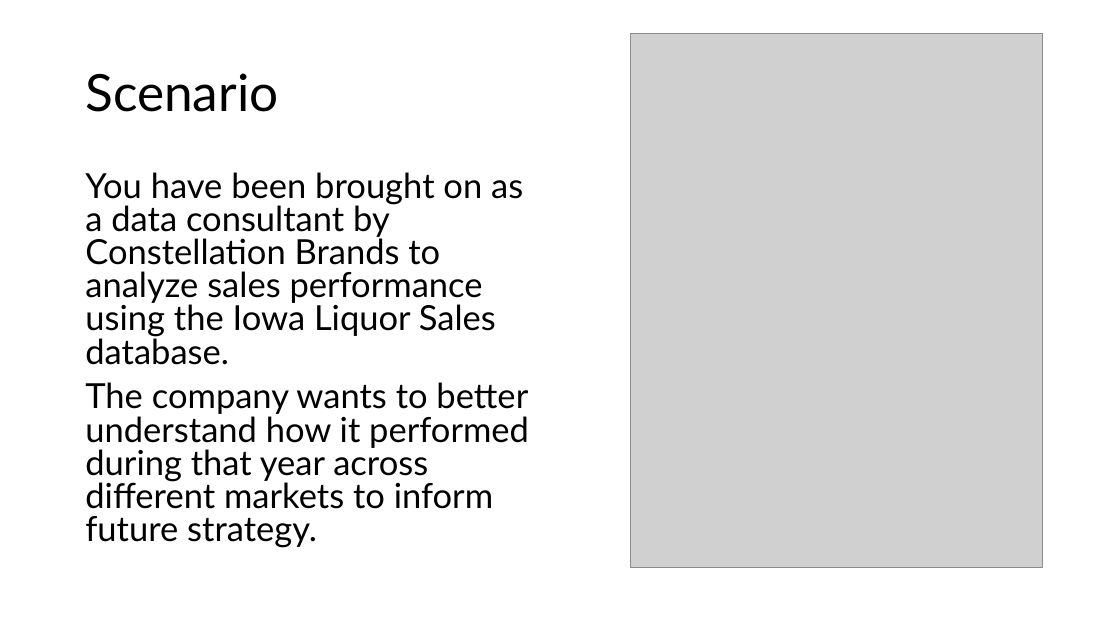
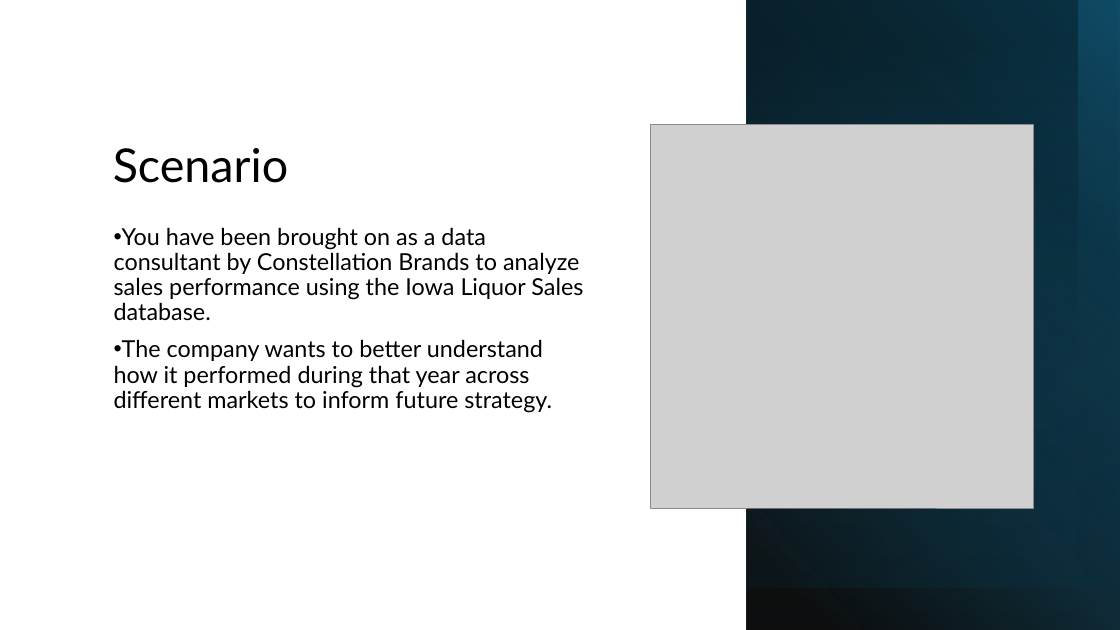
Before and after one commit to ltpham123/data-analytics, a slide deck: slide 2 of week-04/Pham_liquor_sales_presentation.pptx. Drawn at 1120x630 pixels with LibreOffice and Linux fonts; fonts in the diff are those of the drawing; grey boxes stand for pictures. Boxes give left, top, right and bottom in pixels: in the first picture for what was removed or moved away, otherwise in the second. Text is boxed around its words. In the diff, an @@ line names an element or a change of style, - is before the commit and + after.

```diff
--- a/week-04/Pham_liquor_sales_presentation.pptx
+++ b/week-04/Pham_liquor_sales_presentation.pptx
@@ rectangle added at [746,0,1120,630], fill gradient #000000 to #156082 @@
@@ rectangle added at [746,0,1120,588], fill gradient #0B3041 @@
@@ rectangle added at [746,0,1120,588], fill gradient #156082 to #000000 @@
@@ rectangle added at [746,0,1078,630], fill gradient #156082 to #000000 @@
@@ title "Scenario": place and size @@
-title "Scenario" at [85,73,278,112]
+title "Scenario" at [113,148,288,183]
@@ title "Scenario" at [113,148,288,183]: size 44 to 40 pt; vertical alignment middle to bottom @@
@@ picture: place and size @@
-picture at [631,34,1044,568]
+picture at [650,125,1033,508]
@@ text "You have been brought on ...": place and size @@
-text "You have been brought on ..." at [85,172,529,547]
+text "You have been brought on ..." at [114,227,583,413]
@@ text "You have been brought on ..." at [114,227,583,413]: size 29.6 to 20 pt; bullet none to •; line spacing 0.8 to 0.9 @@
```
Also in this commit, not shown: 11 other slides changed.
